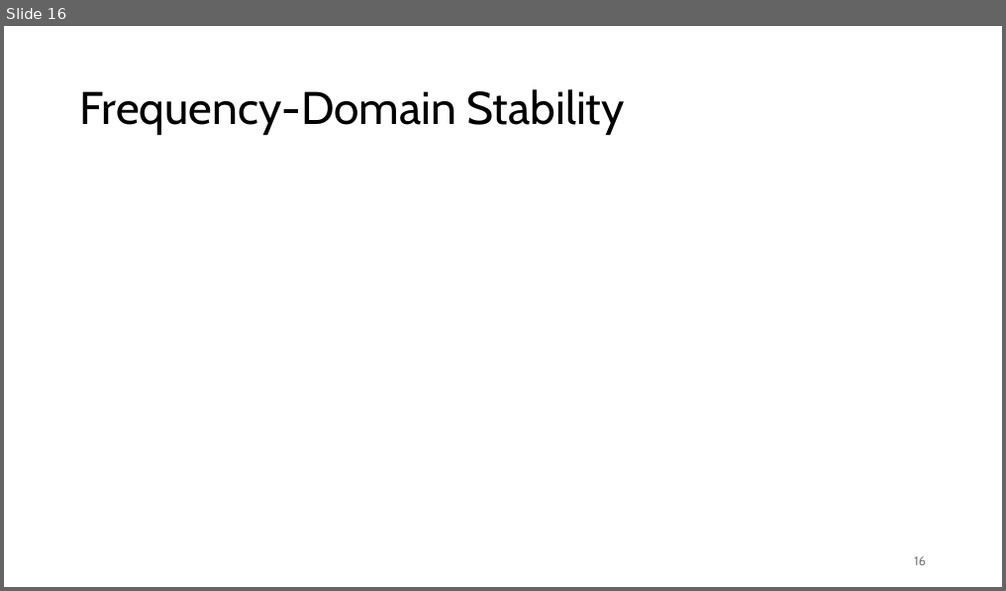
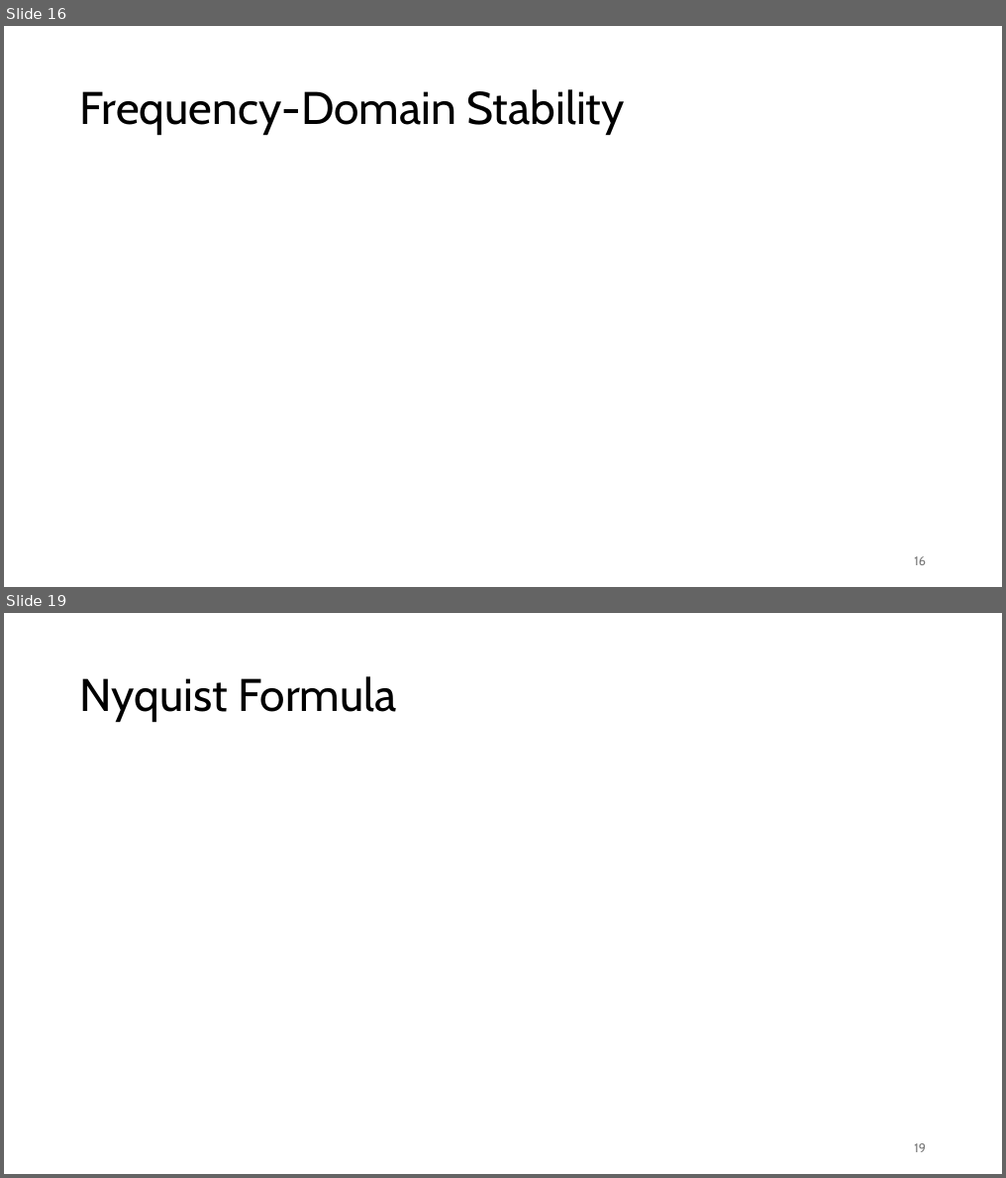
Before and after one commit to FelixWick/control_engineering, a slide deck: slides/4_stability.pptx. Shown one above the other, each under a label of ours: slide 16 before the commit, slides 16 and 19 after it; the slides between them are not shown. The pictures are 1006x591 and 1006x1178 pixels, drawn with LibreOffice and Linux fonts; fonts in the diff are those of the drawing; grey boxes stand for pictures. Boxes give left, top, right and bottom in pixels: in the first picture for what was removed or moved away, otherwise in the second. Text is boxed around its words. In the diff, an @@ line names an element or a change of style, - is before the commit and + after.

```diff
--- a/slides/4_stability.pptx
+++ b/slides/4_stability.pptx
@@ slide 19 added at (4,613,1002,1174), background #FFFFFF @@
@@ title added at (80,676,397,722), 44 pt, text #000000 @@
+Nyquist Formula
@@ page number added at (914,1144,926,1153), 12 pt, text #797979 @@
+19
```
Also in this commit, not shown: 2 slides changed, 2 other slides added, 5 other files.
